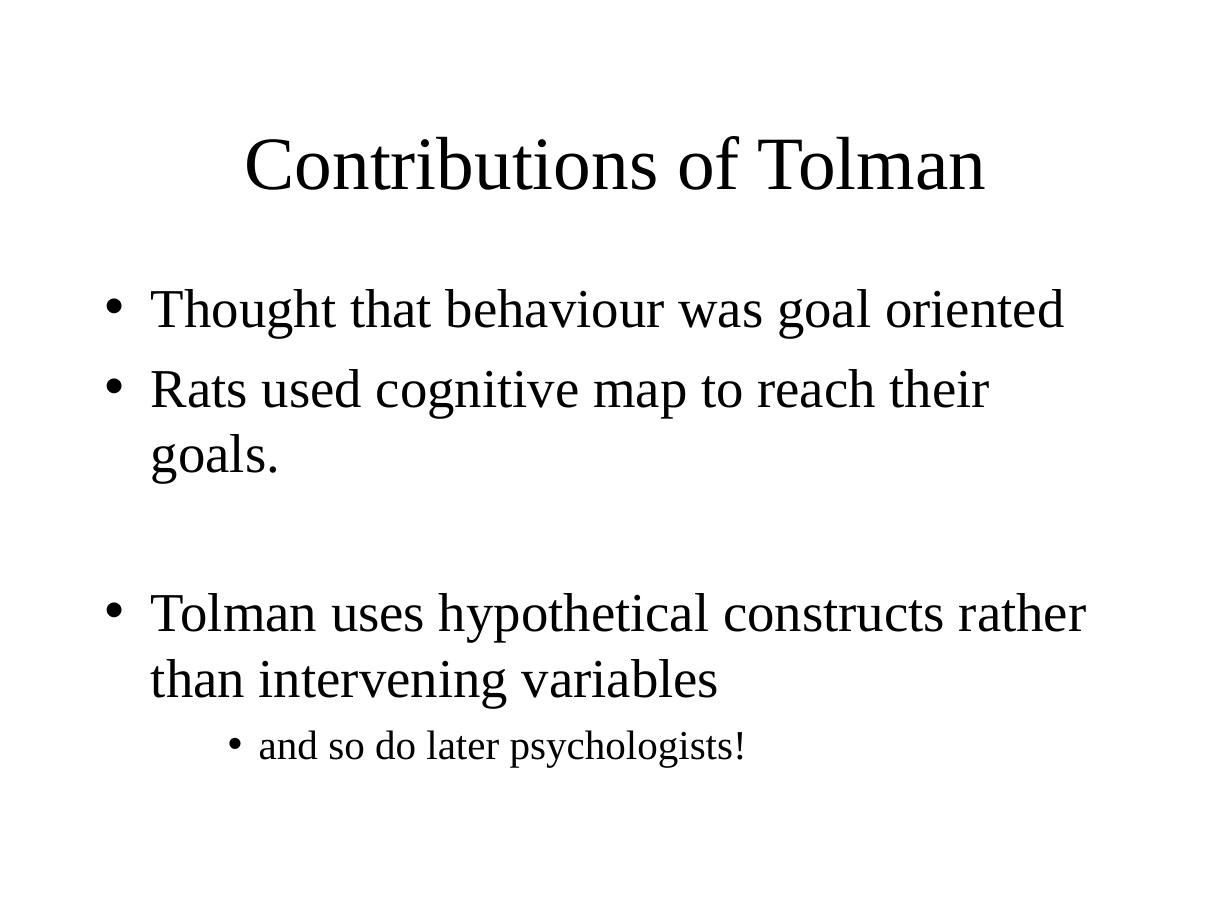
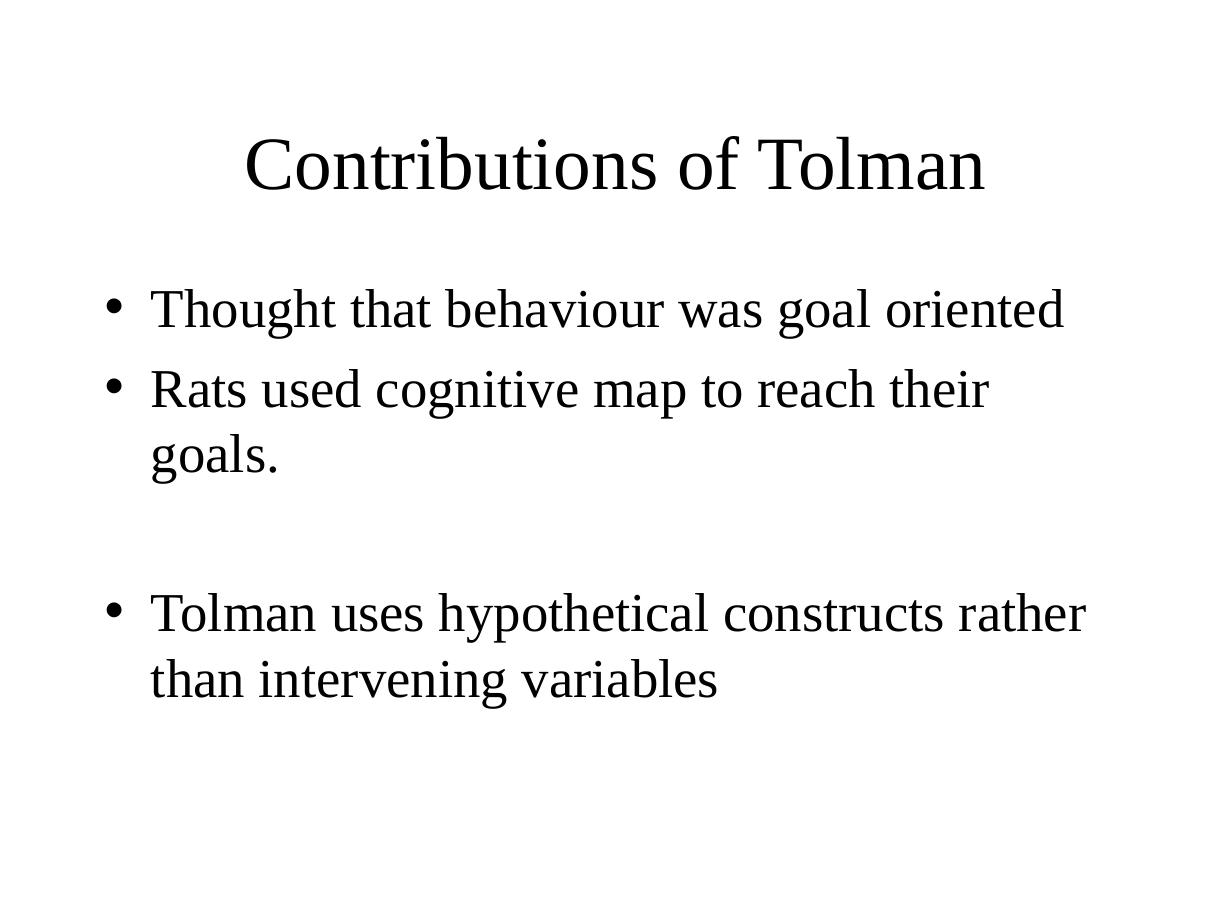
Before and after one commit to ajwills72/critical-thinking, a slide deck: slide 25 of src/behaviourism.odp (slide 31 before the commit). Drawn at 1232x924 pixels with LibreOffice and Linux fonts; fonts in the diff are those of the drawing. Boxes give left, top, right and bottom in pixels: in the first picture for what was removed or moved away, otherwise in the second. Text is boxed around its words. In the diff, an @@ line names an element or a change of style, - is before the commit and + after.

```diff
--- a/src/behaviourism.odp
+++ b/src/behaviourism.odp
@@ text at bbox=[259, 730, 747, 767]: paragraph removed @@
-    • and so do later psychologists!
```
Also in this commit, not shown: 8 other slides changed, 7 slides removed, 1 other file.
